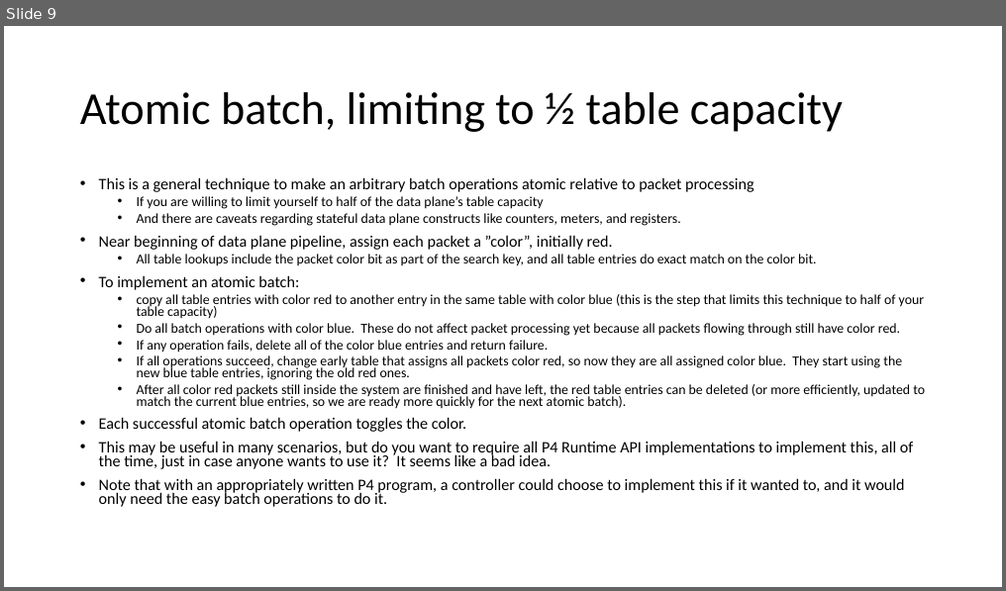
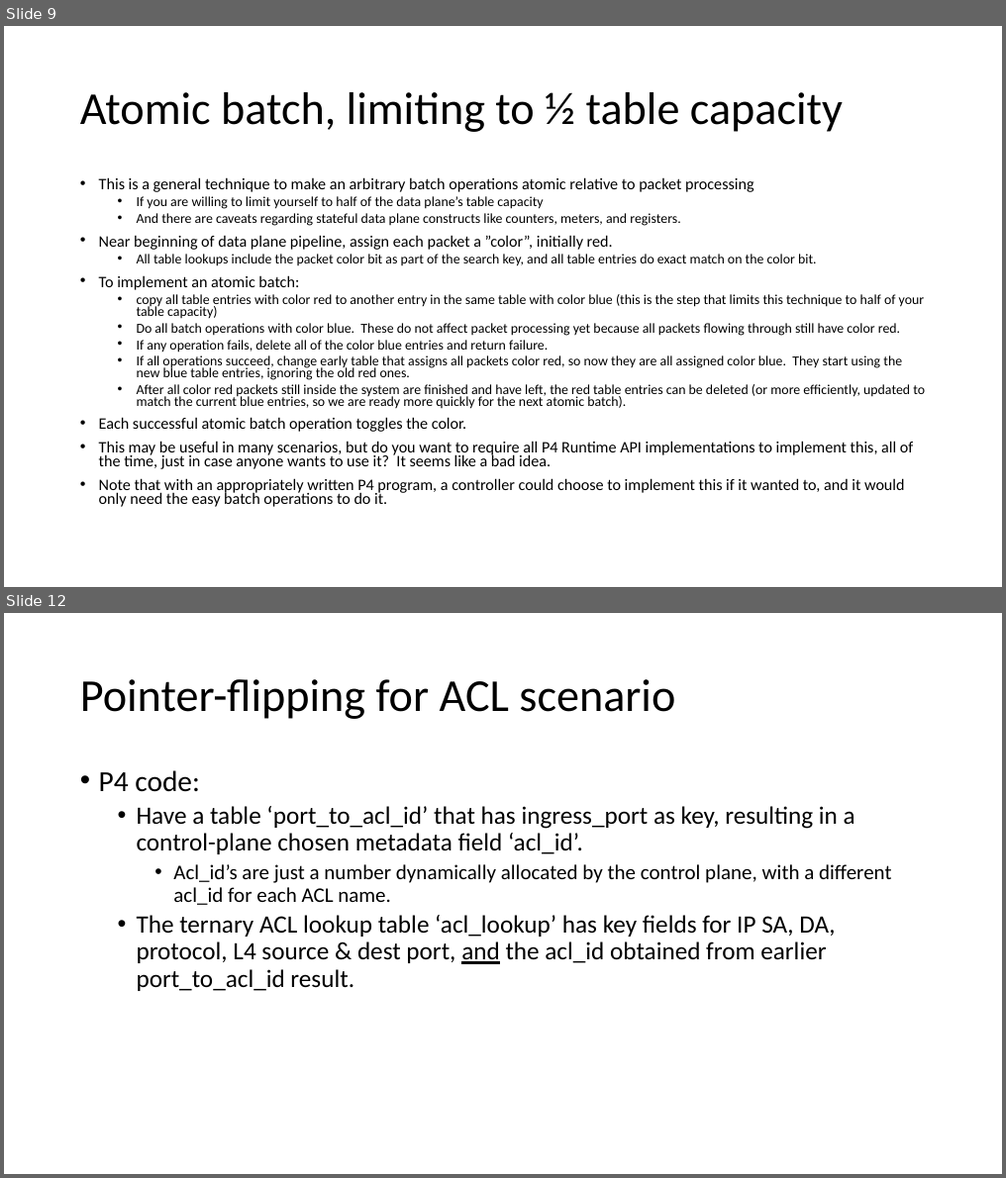
Before and after one commit to jafingerhut/p4-guide, a slide deck: docs/p4runtime api batch operations.pptx. Shown one above the other, each under a label of ours: slide 9 before the commit, slides 9 and 12 after it; the slides between them are not shown. The pictures are 1006x591 and 1006x1178 pixels, drawn with LibreOffice and Linux fonts; fonts in the diff are those of the drawing. Boxes give left, top, right and bottom in pixels: in the first picture for what was removed or moved away, otherwise in the second. Text is boxed around its words. In the diff, an @@ line names an element or a change of style, - is before the commit and + after.

```diff
--- a/docs/p4runtime api batch operations.pptx
+++ b/docs/p4runtime api batch operations.pptx
@@ slide 12 added at (4, 613, 1002, 1174), background #FFFFFF @@
@@ title added at (80, 679, 675, 719), 44 pt, text #000000 @@
+Pointer-flipping for ACL scenario
@@ text added at (99, 770, 891, 991), 24 pt, text #000000 @@
+• P4 code:
+  • Have a table ‘port_to_acl_id’ that has ingress_port as key, resulting in a control-plane chosen metadata field ‘acl_id’.
+    • Acl_id’s are just a number dynamically allocated by the control plane, with a different acl_id for each ACL name.
+  • The ternary ACL lookup table ‘acl_lookup’ has key fields for IP SA, DA, protocol, L4 source & dest port, and the acl_id obtained from earlier port_to_acl_id result.
```
Also in this commit, not shown: 5 slides changed, 4 other slides added.
